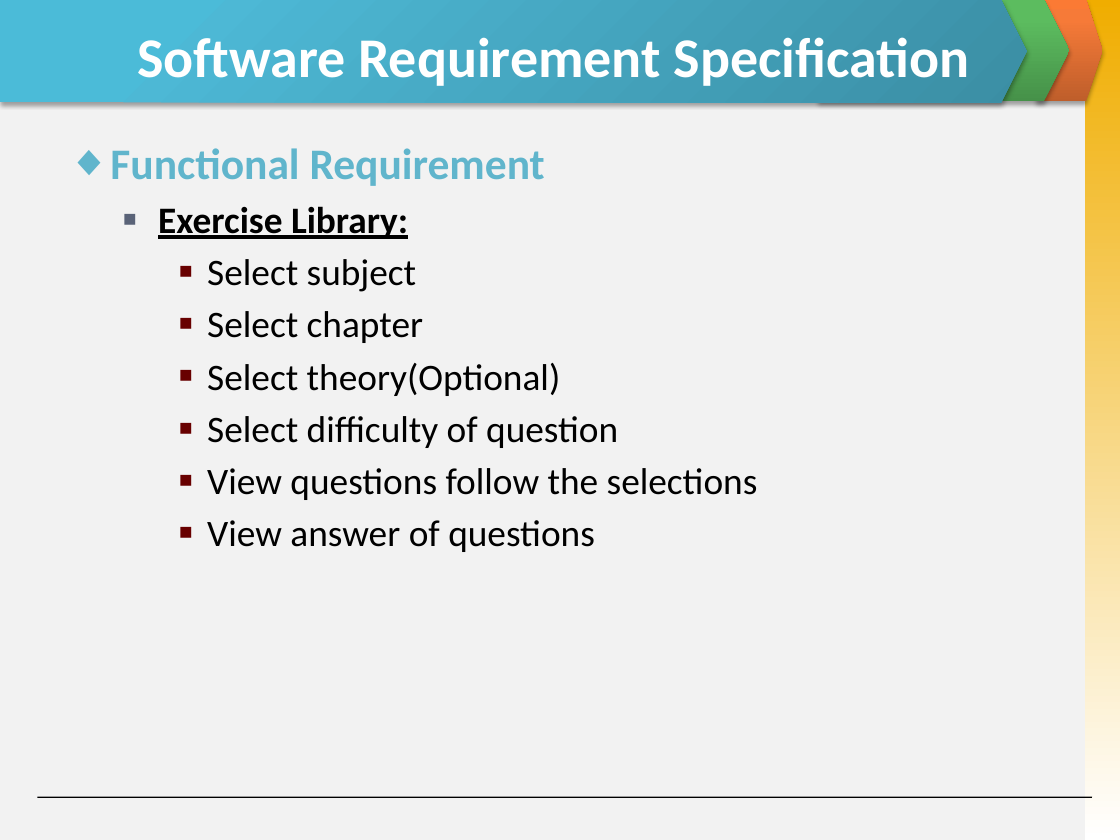
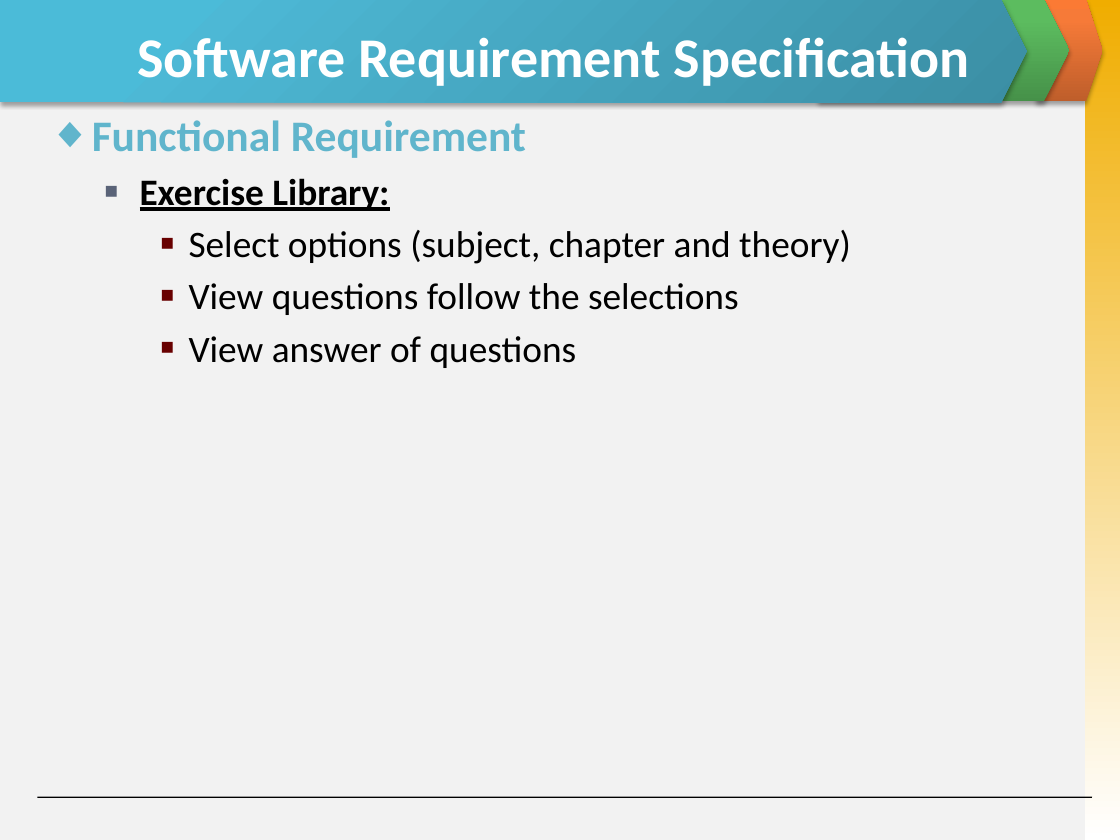
Before and after one commit to skyview059/e-learning-website, a slide deck: slide 19 of Document/Final report/Slide Present E-Learning.pptx. Drawn at 1120x840 pixels with LibreOffice and Linux fonts; fonts in the diff are those of the drawing. Boxes give left, top, right and bottom in pixels: in the first picture for what was removed or moved away, otherwise in the second. Text is boxed around its words. In the diff, an @@ line names an element or a change of style, - is before the commit and + after.

```diff
--- a/Document/Final report/Slide Present E-Learning.pptx
+++ b/Document/Final report/Slide Present E-Learning.pptx
@@ text "Functional Requirement": place and size @@
-text "Functional Requirement" at [110, 148, 758, 552]
+text "Functional Requirement" at [92, 120, 851, 368]
@@ text at [189, 230, 851, 264]: text changed @@
-    ■ Select subject
-    ■ Select chapter
-    ■ Select theory(Optional)
-    ■ Select difficulty of question
+    ■ Select options (subject, chapter and theory)
```
Also in this commit, not shown: 10 other slides changed, 4 slides added, 4 slides removed, 2 other files.
